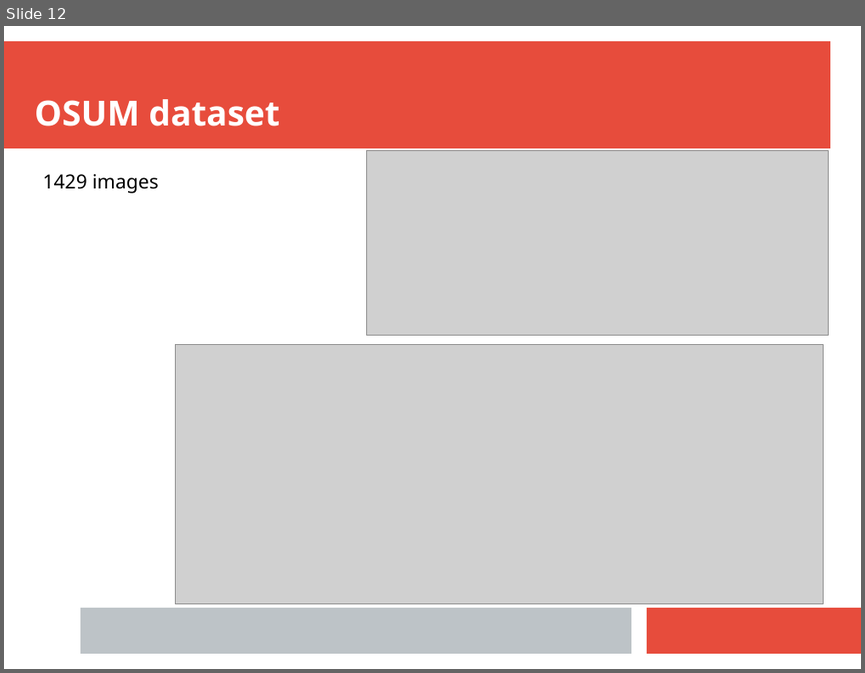
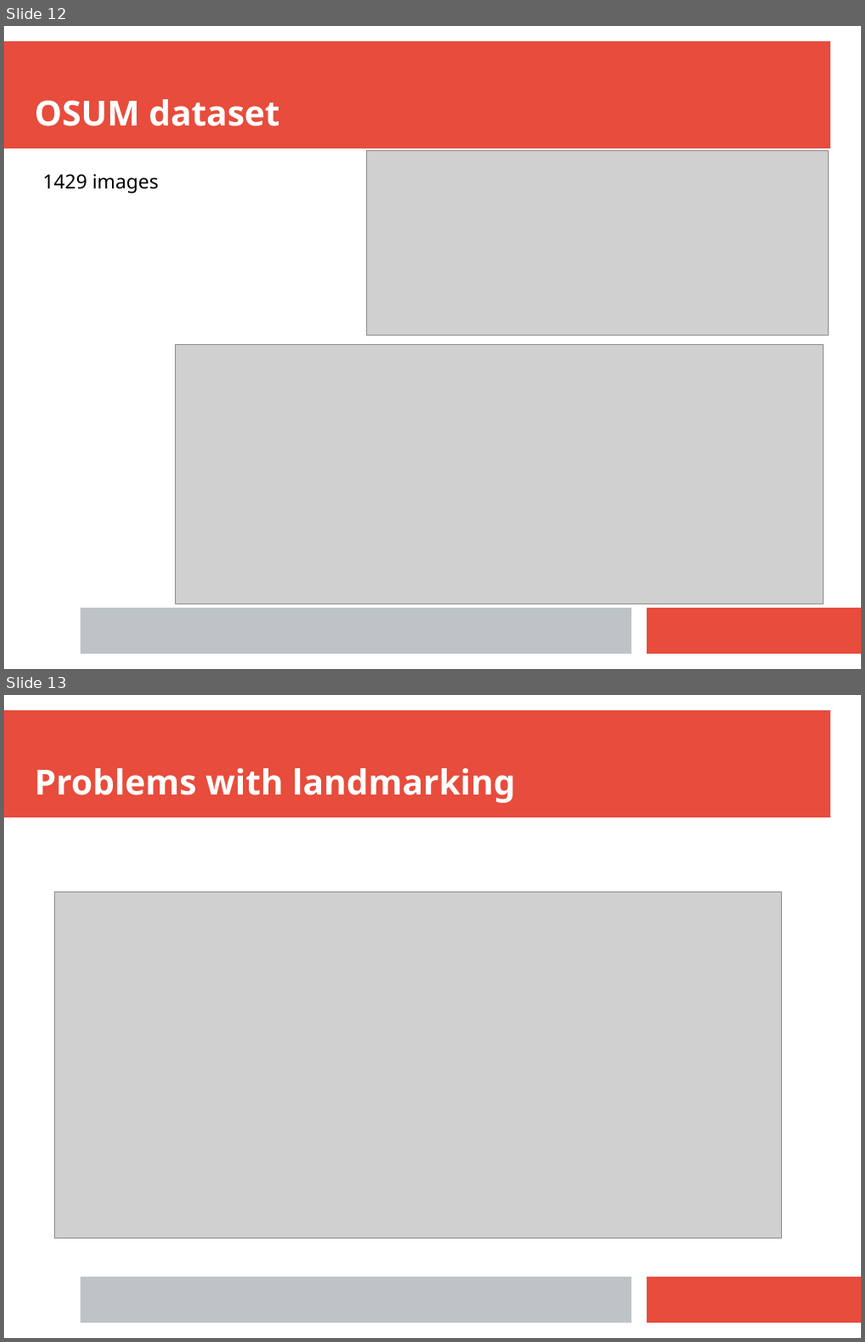
Before and after one commit to tubri/bahadir_presentations, a slide deck: 11.07.20022_presentation_tubri.pptx. Shown one above the other, each under a label of ours: slide 12 before the commit, slides 12 and 13 after it. The pictures are 865x673 and 865x1342 pixels, drawn with LibreOffice and Linux fonts; fonts in the diff are those of the drawing; grey boxes stand for pictures. Boxes give left, top, right and bottom in pixels: in the first picture for what was removed or moved away, otherwise in the second. Text is boxed around its words. In the diff, an @@ line names an element or a change of style, - is before the commit and + after.

```diff
--- a/11.07.20022_presentation_tubri.pptx
+++ b/11.07.20022_presentation_tubri.pptx
@@ slide 13 added at [4,695,861,1338], background #FFFFFF; not listed: 3 template elements that a slide beside it also shows @@
@@ text added at [35,768,515,803], 32 pt, text #FFFFFF, bold @@
+Problems with landmarking
@@ picture added at [55,891,782,1238] @@
```
Also in this commit, not shown: 3 other slides added.
